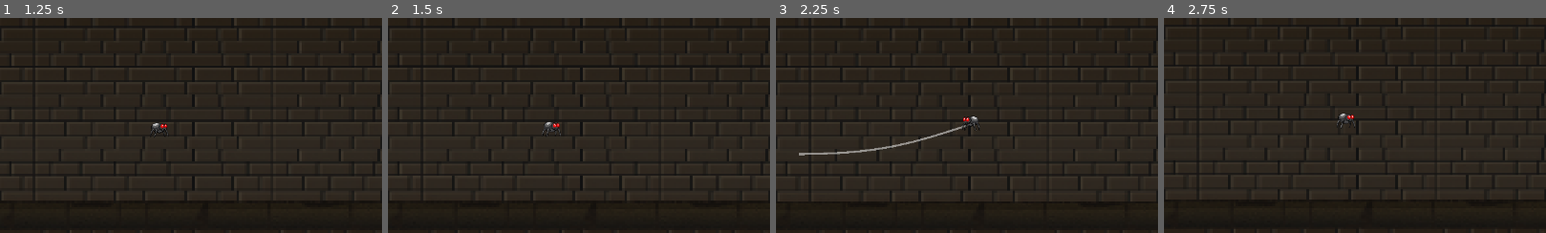
Above: before the commit, frames 1-4 (left to right).
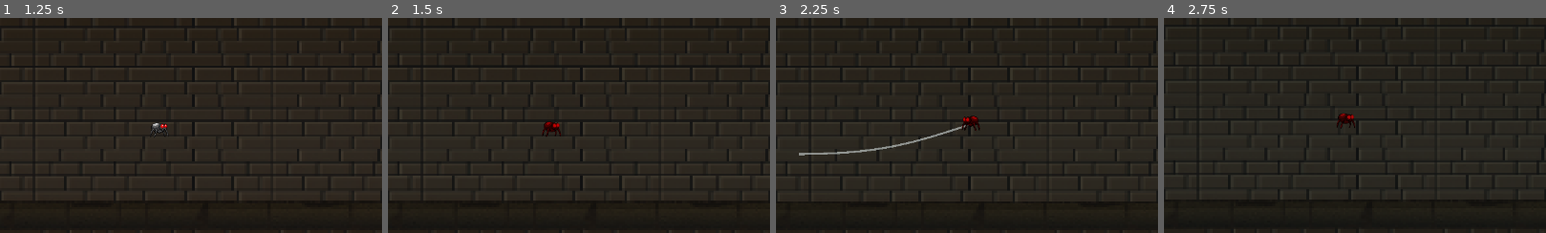
Above: after the commit, the same moments.

Repository: Pluspolar/Game-Jam-Group-3
Game: Godot game, scene res://Scenes/menu.tscn
Same seed, same stepped clock (60 frames per second), same inputs: the game is played once before the commit and once after it. The engine's default icon, where the game draws it, is replaced by a stand-in: a white triangle on a blue panel in a dark square.
Inputs (mouse positions are % of the whole screen's width and height, from its top left):
- Up to frame 1 (1.25 s): click "START" at 0.5 s
- Up to frame 2 (1.5 s): move the mouse to (72, 45) at 1.27 s; hold D (right) from 1.28 s (still down); hold W (climb) from 1.28 s (still down)
- Up to frame 3 (2.25 s): keep holding D (right); tap Space (jump) at 1.52 s; move the mouse to (30, 55) at 2.02 s; release W (climb) at 2.03 s; click (30, 55) at 2.1 s
- Up to frame 4 (2.75 s): keep holding D (right); tap Space (jump) at 2.27 s
The pictures show only the part of the screen within x 31-81%, y 21-71%; the shares and areas given below are measured in that part.

Frame 1 is identical in both runs. In frame 2, 0.2% of the frame differs, in the area x 40-46%, y 48-56%; in frame 3, 0.2%; in frame 4, 0.2%.

Commit message:
Added Health
Added Global.health and also black and white shader

Diff:
--- a/game-jam/Scenes/main.gd
+++ b/game-jam/Scenes/main.gd
@@ -6,6 +6,7 @@
 @onready var raycast_wall := $Player/RayCast_wall
 @onready var raycast_point := $Player/cast_point/point
 @onready var raycast_silky := $Player/RayCast_silky
+@onready var color_rect := $Cam/CanvasLayer/ColorRect
 @export var string_amount : float = 40 #Use Even Number
 @export var stretchiness : float = 400
 @export var x_stretch : float = 0.75  #it's better to be between 0-1, it streches more based on the x axis
@@ -36,6 +37,16 @@
 	_cam(delta)
 	_raycast()
 	_checkinput()
+
+	color_rect.material.set_shader_parameter("alpha", 1-Global.health/100)
+	if Global.health > 0:
+		color_rect.material.set_shader_parameter("red_multiplier", pow(100-Global.health, 0.75)*0.06)
+	else: color_rect.material.set_shader_parameter("red_multiplier", 1.0)
+
+	if Global.health <= 0:
+		await get_tree().create_timer(1.5).timeout
+		Global.health = 100
+		get_tree().reload_current_scene()
 
 func create_line(player_pos: Vector2):
 	distance = player_pos.distance_to(Global.string_target)
--- /dev/null
+++ b/game-jam/Scenes/main.gdshader
@@ -0,0 +1,17 @@
+shader_type canvas_item;
+uniform float alpha;
+uniform float red_multiplier;
+
+uniform sampler2D screen_texture : hint_screen_texture, repeat_disable, filter_nearest;
+
+void fragment() {
+	vec4 color = texture(screen_texture, UV);
+
+	float avg_color = color.r*0.299 + color.g * 0.587 + color.b * 0.114;
+	COLOR = vec4(avg_color * red_multiplier, avg_color, avg_color, alpha);
+}
+
+//void light() {
+//	// Called for every pixel for every light affecting the CanvasItem.
+//	// Uncomment to replace the default light processing function with this one.
+//}
--- a/game-jam/Scenes/main.tscn
+++ b/game-jam/Scenes/main.tscn
@@ -2,7 +2,13 @@
 
 [ext_resource type="Script" uid="uid://c4ox0svdgy856" path="res://Scenes/main.gd" id="1_bo1nx"]
 [ext_resource type="PackedScene" uid="uid://cp63kc2ym1jcn" path="res://Scenes/player.tscn" id="1_jjgbg"]
+[ext_resource type="Shader" uid="uid://bojkb5ylllhp7" path="res://Scenes/main.gdshader" id="1_jjvhh"]
 [ext_resource type="PackedScene" uid="uid://dcj8qiqwygmrp" path="res://Levels/level_test.tscn" id="4_jjvhh"]
+
+[sub_resource type="ShaderMaterial" id="ShaderMaterial_jjvhh"]
+shader = ExtResource("1_jjvhh")
+shader_parameter/alpha = 0.0
+shader_parameter/red_multiplier = 0.0
 
 [node name="main" type="Node2D" unique_id=1425132053]
 script = ExtResource("1_bo1nx")
@@ -16,6 +22,17 @@
 [node name="Cam" type="Camera2D" parent="." unique_id=1260990897]
 position = Vector2(640, 360)
 
+[node name="CanvasLayer" type="CanvasLayer" parent="Cam" unique_id=201327624]
+
+[node name="ColorRect" type="ColorRect" parent="Cam/CanvasLayer" unique_id=913092248]
+material = SubResource("ShaderMaterial_jjvhh")
+anchors_preset = 15
+anchor_right = 1.0
+anchor_bottom = 1.0
+grow_horizontal = 2
+grow_vertical = 2
+size_flags_horizontal = 4
+
 [node name="line" type="Node2D" parent="." unique_id=1119453770]
 
 [node name="Player" parent="." unique_id=38737271 instance=ExtResource("1_jjgbg")]
--- a/game-jam/Scenes/player.gd
+++ b/game-jam/Scenes/player.gd
@@ -3,7 +3,10 @@
 
 @export var speed: float = 200
 @export var gravity: float = 1000
+@export var fall_multiplier: float = 0.0035
+@export var movement_damage: float = 0.035
 
+var vel_x : float = 0.0
 var already_on_wall : bool = false
 var is_sticking: bool = false
 var cast_entered: bool = false
@@ -34,10 +37,21 @@
 		velocity.y *= pow(0.4, 60 * delta)
 
 	if hurt_timer <= 0:
+		vel_x = 0
 		if is_on_floor() or is_on_ceiling(): #or (is_on_wall() and abs(get_wall_normal().x) <= 0.8):
 			velocity.x *= pow(0.945, 60 * delta)
-			velocity.x += ((int(Input.is_action_pressed("left"))*-1) + (int(Input.is_action_pressed("right")))) * delta * speed
-		else: velocity.x += 0.2 * ((int(Input.is_action_pressed("left"))*-1) + (int(Input.is_action_pressed("right")))) * delta * speed
+			vel_x = ((int(Input.is_action_pressed("left"))*-1) + (int(Input.is_action_pressed("right")))) * delta * speed
+			if abs(vel_x) > 0:
+				sprite_anim.call_deferred("set_modulate", Color(0.8, 0, 0, 1))
+			else: sprite_anim.call_deferred("set_modulate", Color(1, 1, 1, 1))
+
+			Global.health -= abs(vel_x) * movement_damage
+
+		else:
+			vel_x = 0.2 * ((int(Input.is_action_pressed("left"))*-1) + (int(Input.is_action_pressed("right")))) * delta * speed
+			sprite_anim.call_deferred("set_modulate", Color(1, 1, 1, 1))
+
+		velocity.x += vel_x
 
 	if not Global.is_swinging and is_on_floor() and Input.is_action_just_pressed("jump"):
 		velocity.y = -300
@@ -67,11 +81,10 @@
 
 	move_and_slide()
 
-
 	if is_on_wall() and abs(old_vel.x) + abs(old_vel.y)*0.5 > 1250 and not already_on_wall:
 		velocity.x = old_vel.x*-0.1
 		already_on_wall = true
-		_hurt()
+		_hurt(abs(old_vel.x)*fall_multiplier)
 		if get_wall_normal().x < 0:
 			$Reversable/particles/right.restart()
 		else:
@@ -81,7 +94,7 @@
 
 	if is_on_ceiling():
 		if abs(old_vel.x)*0.5 + abs(old_vel.y) >= 1000:
-			_hurt()
+			_hurt(abs(old_vel.y)*fall_multiplier)
 			$Reversable/particles/up.restart()
 			velocity.y = old_vel.y*-0.1
 			is_sticking = false
@@ -95,7 +108,7 @@
 
 	if is_on_floor() or (is_on_wall() and abs(get_wall_normal().x) < 0.8):
 		if abs(old_vel.x)*0.5 + abs(old_vel.y) >= 1000:
-			_hurt()
+			_hurt(abs(old_vel.y)*fall_multiplier)
 			velocity.y = old_vel.y*-0.2
 			is_sticking = false
 			$Reversable/particles/down.restart()
@@ -126,16 +139,18 @@
 	else:
 		sprite_anim.play("walk")
 
-func _hurt() -> void:
+	if Global.health <= 0:
+		hurt_timer = 1
+		sprite_anim.call_deferred("set_modulate", Color(0.5, 0, 0, 1))
+		sprite_anim.play("fall")
+
+func _hurt(damage : float) -> void:
 	thread = Thread.new()
 	hurt_timer = 0.3
 	Global.is_swinging = false
-	thread.start(_hurt_white)
+	Global.health -= pow(damage, 2)
 
 func _hurt_white():
 	sprite_anim.call_deferred("set_modulate", Color(2, 0, 0, 1))
 	await get_tree().create_timer(hurt_timer).timeout
-	sprite_anim.call_deferred("set_modulate", Color(1, 1, 1, 1))
-
-func _exit_tree() -> void:
-	thread.wait_to_finish()
+	if Global.health > 0: sprite_anim.call_deferred("set_modulate", Color(1, 1, 1, 1))
--- a/game-jam/global.gd
+++ b/game-jam/global.gd
@@ -3,6 +3,7 @@
 var string_target: Vector2
 var is_swinging: bool = false
 var timer: float = 0
+var health: float = 100
 
 func _process(delta: float) -> void:
 	timer += 100 * delta
Not shown, added: game-jam/Scenes/main.gdshader.uid
